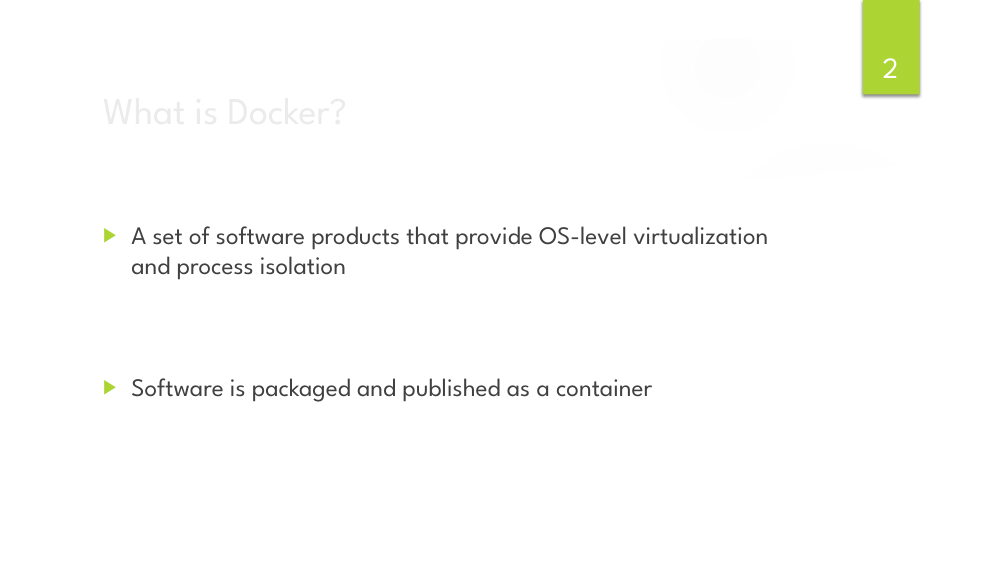
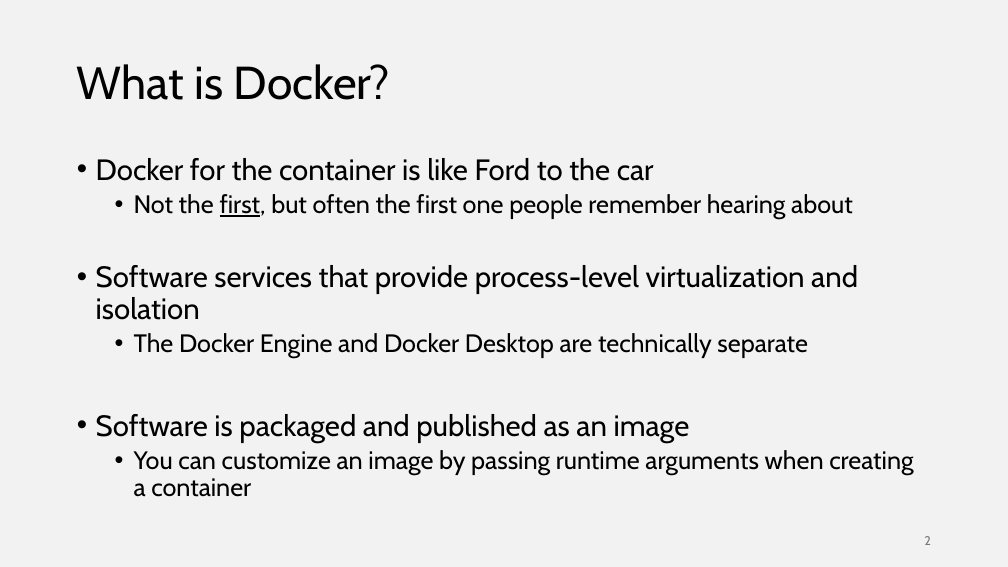
Before and after one commit to ilanham/Presentations, a slide deck: slide 2 of docker/Developing for SQL Server with Docker.pptx. Drawn at 1008x567 pixels with LibreOffice and Linux fonts; fonts in the diff are those of the drawing; background and template pictures are left out. Boxes give left, top, right and bottom in pixels: in the first picture for what was removed or moved away, otherwise in the second. Text is boxed around its words. In the diff, an @@ line names an element or a change of style, - is before the commit and + after.

Commit message:
latest Docker slides version

```diff
--- a/docker/Developing for SQL Server with Docker.pptx
+++ b/docker/Developing for SQL Server with Docker.pptx
@@ background picture (left out) to #F2F2F2 @@
@@ group removed at bbox=[0, 0, 1008, 567]: 3 ellipses, 3 freeform shapes @@
@@ rectangle removed at bbox=[863, 0, 920, 95] @@
@@ title "What is Docker?": place and size @@
-title "What is Docker?" at bbox=[95, 80, 820, 138]
+title "What is Docker?" at bbox=[77, 64, 390, 100]
@@ title "What is Docker?" at bbox=[77, 64, 390, 100]: size 36 to 44 pt, font League Spartan to Cabin, text colour #EBEBEB to #000000; line spacing 1 to 0.9 @@
@@ text at bbox=[96, 158, 913, 497]: text changed; font League Spartan to Cabin; text colour #404040 to #000000 @@
-▶ A set of software products that provide OS-level virtualization and process isolation
-▶ Software is packaged and published as a container
+• Docker for the container is like Ford to the car
+  • Not the first, but often the first one people remember hearing about
+• Software services that provide process-level virtualization and isolation
+  • The Docker Engine and Docker Desktop are technically separate
+• Software is packaged and published as an image
+  • You can customize an image by passing runtime arguments when creating a container
@@ page number: place and size @@
-page number at bbox=[883, 58, 899, 78]
+page number at bbox=[924, 536, 931, 545]
@@ page number at bbox=[924, 536, 931, 545]: size 28 to 12 pt, font League Spartan to Cabin, text colour #FFFFFF to #797979; alignment centre to right; vertical alignment bottom to middle @@
```
Also in this commit, not shown: 18 other slides changed, 3 slides added, 1 slide removed, 2 other files.
